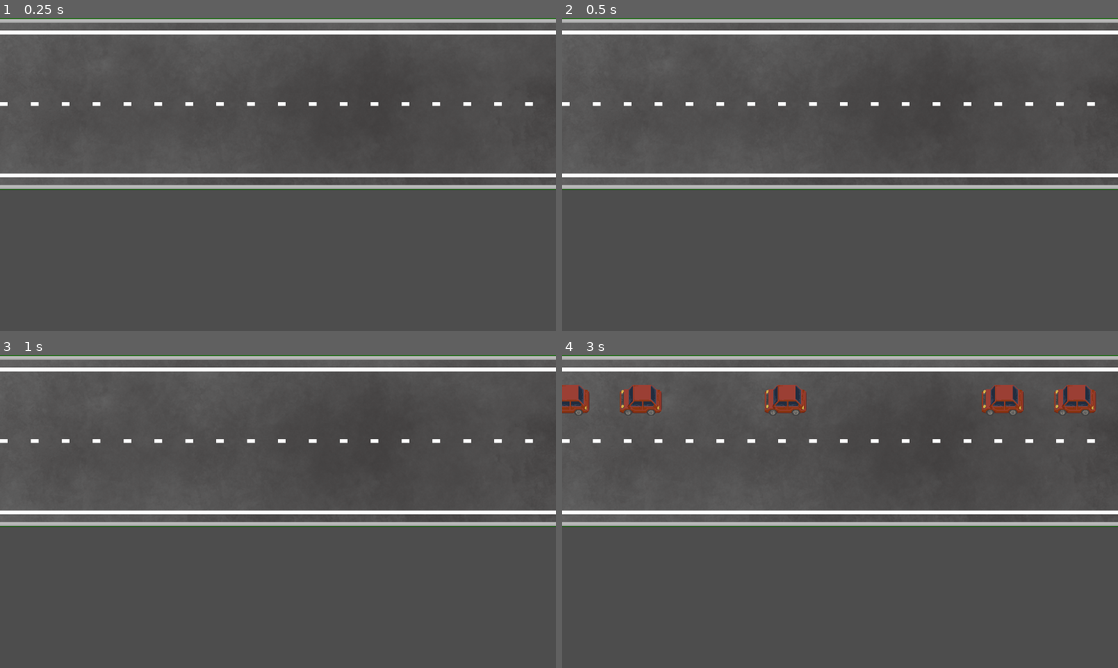
Above: before the commit, frames 1-4 (two rows, left to right).
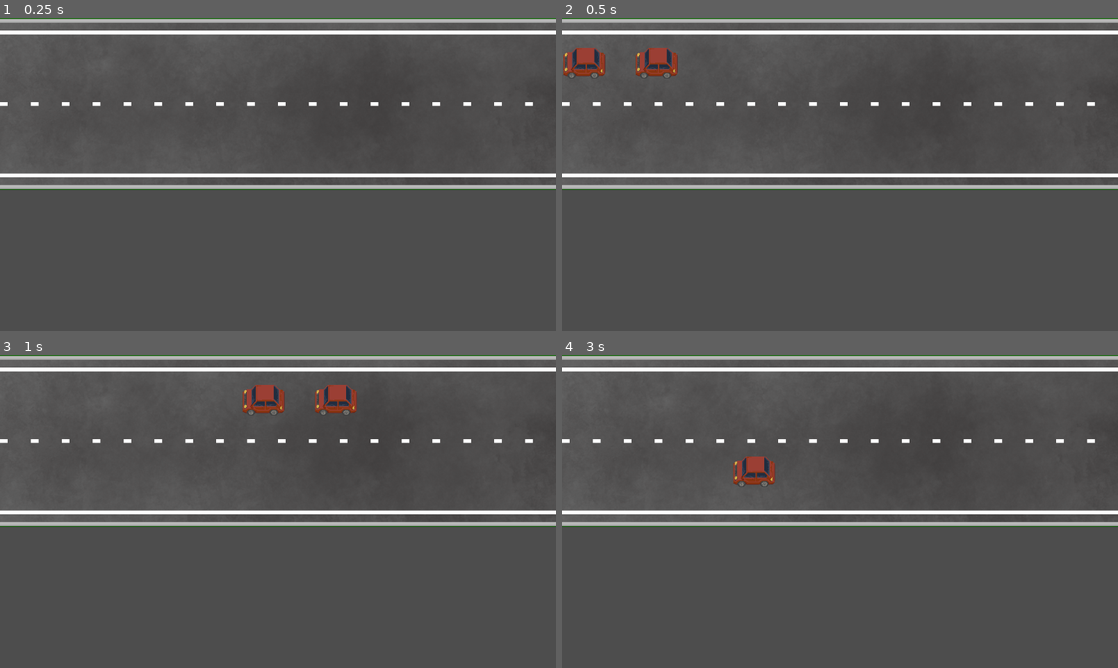
Above: after the commit, the same moments.

Repository: Skyepulse/LudumDare56
Game: Godot game, scene res://PrefabScenes/general.tscn
The game is run twice, just before and just after one commit, with the same random seed, the same clock (stepped at 60 frames per second) and the same inputs. This scene is started directly instead of the project's main scene.
Inputs (mouse positions are in pixels of both pictures, inside the frame that each line leads up to):
- Up to frame 1 (0.25 s): no input
- Up to frame 2 (0.5 s): no input
- Up to frame 3 (1 s): move the mouse to (400, 495) at 0.52 s; click (400, 495) at 0.67 s
- Up to frame 4 (3 s): move the mouse to (728, 527) at 1.27 s; click (728, 527) at 1.42 s; move the mouse to (895, 442) at 2.02 s; click (895, 442) at 2.17 s; move the mouse to (812, 574) at 2.77 s; click (812, 574) at 2.92 s

Frame 1 is identical in both runs. In frame 2, 1.2% of the frame differs, in the area x 0-21%, y 9-20%; in frame 3, 1.1%; in frame 4, 3.3%, in the area x 0-96%, y 9-42%.

Commit message:
voiture_2_sens

Diff:
--- a/PrefabScenes/camera_2d.gd
+++ /dev/null
@@ -1,14 +0,0 @@
-extends Camera2D
-
-@export var position_camera: Vector2
-@export var size_camera: Vector2
-@export var top_left_position: Vector2
-# Called when the node enters the scene tree for the first time.
-func _ready() -> void:
-	position_camera = get_screen_center_position()
-	size_camera = get_viewport_rect().size
-	top_left_position = (position_camera - (0.5*size_camera))
-
-# Called every frame. 'delta' is the elapsed time since the previous frame.
-func _process(delta: float) -> void:
-	pass
--- a/PrefabScenes/general.gd
+++ b/PrefabScenes/general.gd
@@ -6,27 +6,42 @@
 var delay = 0.15 #Time between car
 var time_passed = 0.0
 
+var top_left_position
+var top_right_position
+
 # Called when the node enters the scene tree for the first time.
 func _ready() -> void:
 	var route = road.instantiate()
 	add_child(route)
+
+	#Camera
 	var camera = $Camera2D
-	route.position = camera.top_left_position + Vector2(route.texture.get_width(),route.texture.get_height())/2
+	var position_camera = camera.get_screen_center_position()
+	var size_camera = get_viewport_rect().size
+	top_left_position = (position_camera - (0.5*size_camera) + Vector2(0,102))
+	var top_route = (position_camera - (0.5*size_camera))
+
+	top_right_position = (position_camera + (0.5*size_camera)*Vector2(1,-1) + Vector2(0,250))
+	route.position = top_route + Vector2(route.texture.get_width(),route.texture.get_height())/2
 
 # Called every frame. 'delta' is the elapsed time since the previous frame.
 func _process(delta: float) -> void:
 	time_passed += delta  # Incrémente le temps écoulé
-	var rand = randf()
+	var rand_gauche = randf()
+	var rand_droite = randf()
+
 	if time_passed >= delay:
-		if rand <= 0.4: #probability that there is a car on delay
-			_on_timer_timeout()
+		if rand_gauche <= 0.1: #probability that there is a car on delay
+			voiture_move(top_left_position, 2)
+		if rand_droite <= 0.1: #probability that there is a car on delay
+			voiture_move(top_right_position, 1)
 		time_passed = 0.0
 
 
-func _on_timer_timeout() -> void:
+
+
+func voiture_move(camera_position, direc) -> void:
 	var voiture_instance = voiture.instantiate()
+	voiture_instance.direc = direc
 	add_child(voiture_instance)
-
-	var camera = $Camera2D
-	voiture_instance.position = camera.top_left_position + Vector2(0,102)
-	voiture_instance._process(1)
+	voiture_instance.position = camera_position
--- a/PrefabScenes/general.tscn
+++ b/PrefabScenes/general.tscn
@@ -1,7 +1,6 @@
-[gd_scene load_steps=3 format=3 uid="uid://bea80sbyltokd"]
+[gd_scene load_steps=2 format=3 uid="uid://bea80sbyltokd"]
 
 [ext_resource type="Script" path="res://PrefabScenes/general.gd" id="1_i5x5e"]
-[ext_resource type="Script" path="res://PrefabScenes/camera_2d.gd" id="2_e3fir"]
 
 [node name="General" type="Node2D"]
 script = ExtResource("1_i5x5e")
@@ -11,9 +10,5 @@
 autostart = true
 
 [node name="Camera2D" type="Camera2D" parent="."]
-script = ExtResource("2_e3fir")
-position_camera = null
-size_camera = null
-top_left_position = null
 
 [connection signal="timeout" from="Timer" to="." method="_on_timer_timeout"]
--- a/PrefabScenes/voiture.gd
+++ b/PrefabScenes/voiture.gd
@@ -1,13 +1,19 @@
 extends CharacterBody2D
 
 var speed = 1000
-var direction = Vector2(1, 0)
+var direction_droite = Vector2(-1, 0)
+var direction_gauche = Vector2(1, 0)
 
+var direc: int
 # Called when the node enters the scene tree for the first time.
 func _ready() -> void:
 	pass
 
 # Called every frame. 'delta' is the elapsed time since the previous frame.
 func _process(delta: float) -> void:
-	velocity = speed*direction
-	move_and_slide()
+	if(direc==1):
+		velocity = speed*direction_droite
+		move_and_slide()
+	else:
+		velocity = speed*direction_gauche
+		move_and_slide()
Not shown: 1 places in PrefabScenes/Voiture.tscn that only renumber resources
